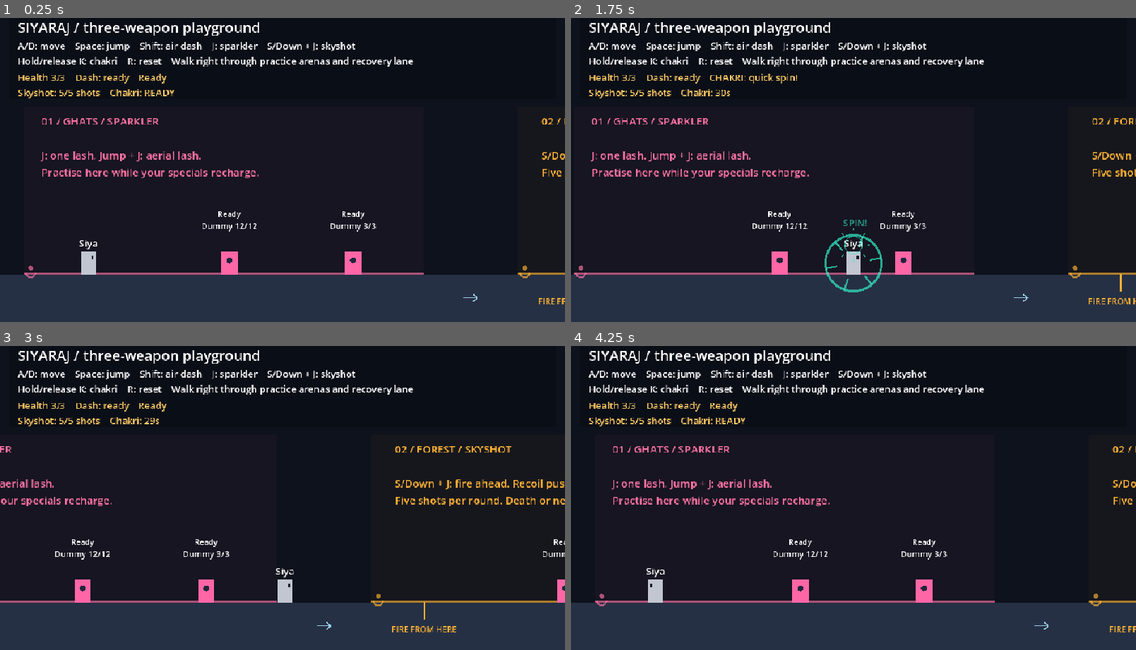
Above: before the commit, frames 1-4 (two rows, left to right).
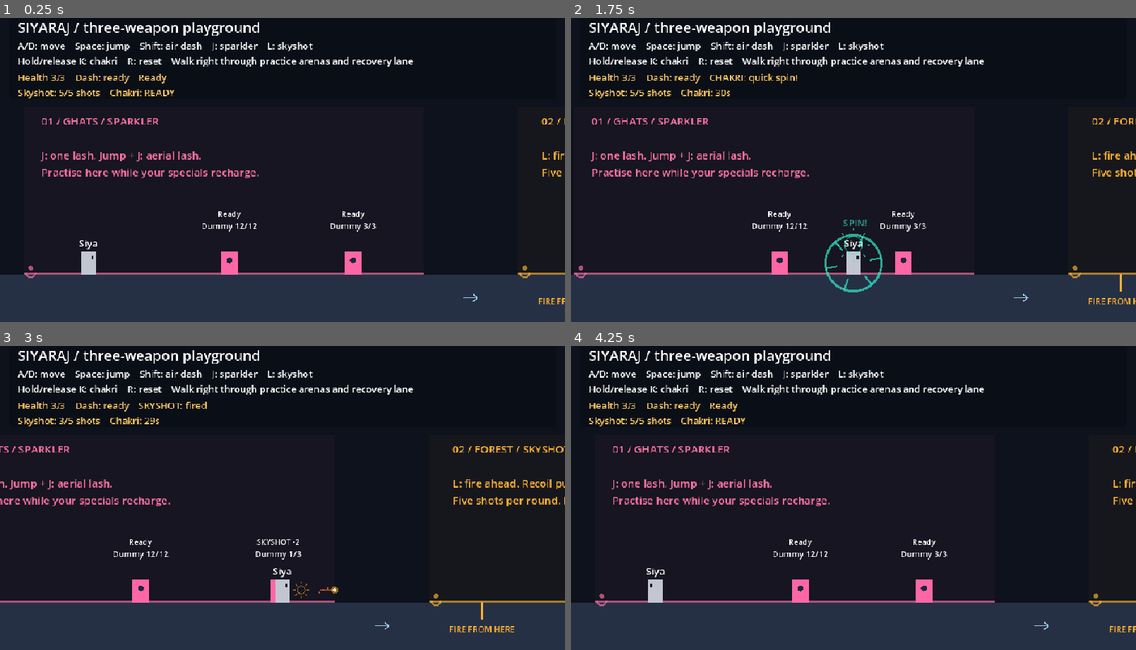
Above: after the commit, the same moments.

Repository: edwardEsmerson/siyaraj
Game: Godot game, scene res://scenes/combat/weapons_playground.tscn
The game is run twice, just before and just after one commit, with the same random seed, the same clock (stepped at 60 frames per second) and the same inputs. This scene is started directly instead of the project's main scene.
Inputs (mouse positions are in pixels of both pictures, inside the frame that each line leads up to):
- Up to frame 1 (0.25 s): no input
- Up to frame 2 (1.75 s): tap Enter at 0.5 s; move the mouse to (977, 148) at 0.52 s; hold D (move_right) 0.53-1.28 s; tap J (attack) at 0.6 s; click (977, 148) at 0.67 s; tap Space (jump) at 0.77, 1.07, 1.52 s; tap Shift (dash) at 0.8, 1.35 s; move the mouse to (740, 179) at 1.27 s; hold S (attack_down, bound only before the commit) from 1.28 s (still down); tap K (special) at 1.55 s
- Up to frame 3 (3 s): tap Space (jump) at 1.82 s; move the mouse to (339, 422) at 2.02 s; release S (attack_down, bound only before the commit) at 2.03 s; hold D (move_right) from 2.03 s (still down); tap K (special) at 2.1 s; tap L (skyshot, bound only after the commit) at 2.3, 2.85 s; move the mouse to (254, 555) at 2.77 s; click (254, 555) at 2.92 s
- Up to frame 4 (4.25 s): tap Space (jump) at 3.02, 3.05, 3.32, 3.6, 3.77, 4.07 s; move the mouse to (1023, 537) at 3.52 s; release D (move_right) at 3.53 s; hold A (move_left) from 3.53 s (still down); tap J (attack) at 3.8 s; tap R (restart) at 4.15 s

The runs differ from the first frame. In frame 1, 0.3% of the frame differs, in the area x 47-100%, y 7-47%; in frame 2, 0.4%; in frame 3, 4.7%, in the area x 0-100%, y 7-95%; in frame 4, 0.3%.

Commit message:
fix: bind skyshot to L

Diff:
--- a/project.godot
+++ b/project.godot
@@ -55,11 +55,9 @@
 "events": [Object(InputEventKey,"resource_local_to_scene":false,"resource_name":"","device":16,"window_id":0,"alt_press …(190 unchanged characters)…
 ]
 }
-attack_down={
+skyshot={
 "deadzone": 0.2,
-"events": [Object(InputEventKey,"resource_local_to_scene":false,"resource_name":"","device":16,"window_id":0,"alt_pressed":false,"shift_pressed":false,"ctrl_pressed":false,"meta_pressed":false,"pressed":false,"keycode":0,"physical_keycode":83,"key_label":0,"unicode":0,"location":0,"echo":false,"script":null)
-, Object(InputEventKey,"resource_local_to_scene":false,"resource_name":"","device":16,"window_id":0,"alt_pressed":false,"shift_pressed":false,"ctrl_pressed":false,"meta_pressed":false,"pressed":false,"keycode":0,"physical_keycode":4194322,"key_label":0,"unicode":0,"location":0,"echo":false,"script":null)
-]
+"events": [Object(InputEventKey,"physical_keycode":76)]
 }
 special={
 "deadzone": 0.2,
--- a/scripts/combat/weapons_playground.gd
+++ b/scripts/combat/weapons_playground.gd
@@ -25,7 +25,7 @@
 	_add_platform(Rect2(2130, 425, 80, 35), Color(0.25, 0.35, 0.42))
 	_add_platform(Rect2(2410, 425, 80, 35), Color(0.25, 0.35, 0.42))
 	_add_sign(Vector2(70, 185), "01 / GHATS / SPARKLER", "J: one lash. Jump + J: aerial lash.\nPractise here while your specials recharge.", Color(1, 0.45, 0.65))
-	_add_sign(Vector2(920, 185), "02 / FOREST / SKYSHOT", "S/Down + J: fire ahead. Recoil pushes you back.\nFive shots per round. Death or next level refills.", Color(1, 0.7, 0.2))
+	_add_sign(Vector2(920, 185), "02 / FOREST / SKYSHOT", "L: fire ahead. Recoil pushes you back.\nFive shots per round. Death or next level refills.", Color(1, 0.7, 0.2))
 	_add_sign(Vector2(1740, 185), "RECOVERY LANE", "Space: jump the low blocks. Shift: air dash.\nRun back and forth while the HUD timers count down.", Color(0.6, 0.8, 0.9))
 	_add_sign(Vector2(2650, 185), "03 / PALACE / CHAKRI", "Stand on the ring. Hold K for 1 sec, then release.\nClear both sides. Cooldown: 30 sec; J stays available.", Color(0.2, 0.95, 0.8))
 	_add_sign(Vector2(3560, 185), "LIVE GUARD / MIXED PRACTICE", "Orange means wind-up. Dodge, land, then strike.\nUse specials when ready. R resets everything.", Color(0.8, 0.7, 1))
@@ -72,7 +72,7 @@
 	hud.add_child(heading)
 	var controls := Label.new()
 	controls.position = Vector2(30, 58)
-	controls.text = "A/D: move    Space: jump    Shift: air dash    J: sparkler    S/Down + J: skyshot\nHold/release K: chakri    R: reset    Walk right through practice arenas and recovery lane"
+	controls.text = "A/D: move    Space: jump    Shift: air dash    J: sparkler    L: skyshot\nHold/release K: chakri    R: reset    Walk right through practice arenas and recovery lane"
 	hud.add_child(controls)
 	status = Label.new()
 	status.position = Vector2(30, 112)
--- a/scripts/player/weapons_playground_player.gd
+++ b/scripts/player/weapons_playground_player.gd
@@ -42,7 +42,7 @@
 		super._physics_process(delta)
 		queue_redraw()
 		return
-	var shot_pressed := Input.is_action_just_pressed("attack") and Input.is_action_pressed("attack_down")
+	var shot_pressed := Input.is_action_just_pressed("skyshot")
 	if shot_pressed and special_recovery <= 0.0 and shot_recovery_remaining <= 0.0:
 		if skyshot_ammo > 0:
 			var input_direction := Input.get_axis("move_left", "move_right")
--- a/tests/weapons_check.gd
+++ b/tests/weapons_check.gd
@@ -22,7 +22,7 @@
 
 
 func reset_playground() -> void:
-	for action in [&"attack", &"attack_down", &"special", &"dash", &"jump", &"restart", &"move_left", &"move_right"]:
+	for action in [&"attack", &"skyshot", &"special", &"dash", &"jump", &"restart", &"move_left", &"move_right"]:
 		Input.action_release(action)
 	change_scene_to_file("res://scenes/combat/weapons_playground.tscn")
 	await scene_changed
@@ -40,6 +40,8 @@
 func run_checks() -> void:
 	await reset_playground()
 	check(player.is_on_floor(), "Playground player must spawn on solid ground")
+	var shot_keys := InputMap.action_get_events("skyshot")
+	check(shot_keys.size() == 1 and shot_keys[0] is InputEventKey and shot_keys[0].physical_keycode == KEY_L, "Skyshot must be bound to L")
 	dummy.set_physics_process(false)
 	player.position.x = dummy.position.x - 42
 	await press("attack")
@@ -150,9 +152,7 @@
 
 
 func fire_shot() -> void:
-	Input.action_press("attack_down")
-	await press("attack")
-	Input.action_release("attack_down")
+	await press("skyshot")
 
 
 func check_skyshots() -> void:
@@ -218,11 +218,9 @@
 	await reset_playground()
 	dummy.set_physics_process(false)
 	dummy.position.x = 430
-	Input.action_press("attack_down")
-	Input.action_press("attack")
+	Input.action_press("skyshot")
 	await ticks(90)
-	Input.action_release("attack")
-	Input.action_release("attack_down")
+	Input.action_release("skyshot")
 	check(player.skyshot_ammo == 4 and dummy.health == 10, "Holding fire must not repeat shots")
 
 	await reset_playground()
--- a/tests/weapons_map_check.gd
+++ b/tests/weapons_map_check.gd
@@ -39,9 +39,7 @@
 	check(player.is_on_floor(), "Skyshot firing line must provide stable grounded space")
 	var firing_x: float = player.position.x
 	for shot in range(2):
-		Input.action_press("attack_down")
-		await press("attack")
-		Input.action_release("attack_down")
+		await press("skyshot")
 		await ticks(40)
 	check(target.health == 0 and player.skyshot_ammo == 3, "Two shots from the firing line must clear the ranged target")
 	check(player.position.x < firing_x - 20, "Firing line must leave space behind Siya for recoil")
Binary file changed: docs/images/weapons_playground.png
Not shown, changed: docs/team_workflow.md
